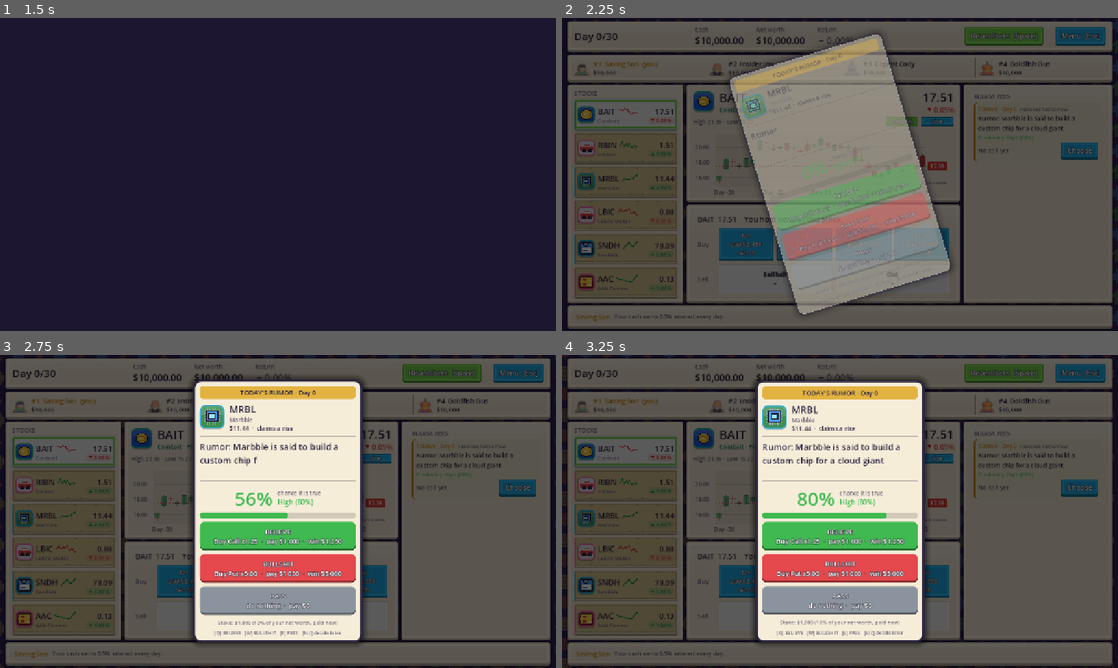
Above: before the commit, frames 1-4 (two rows, left to right).
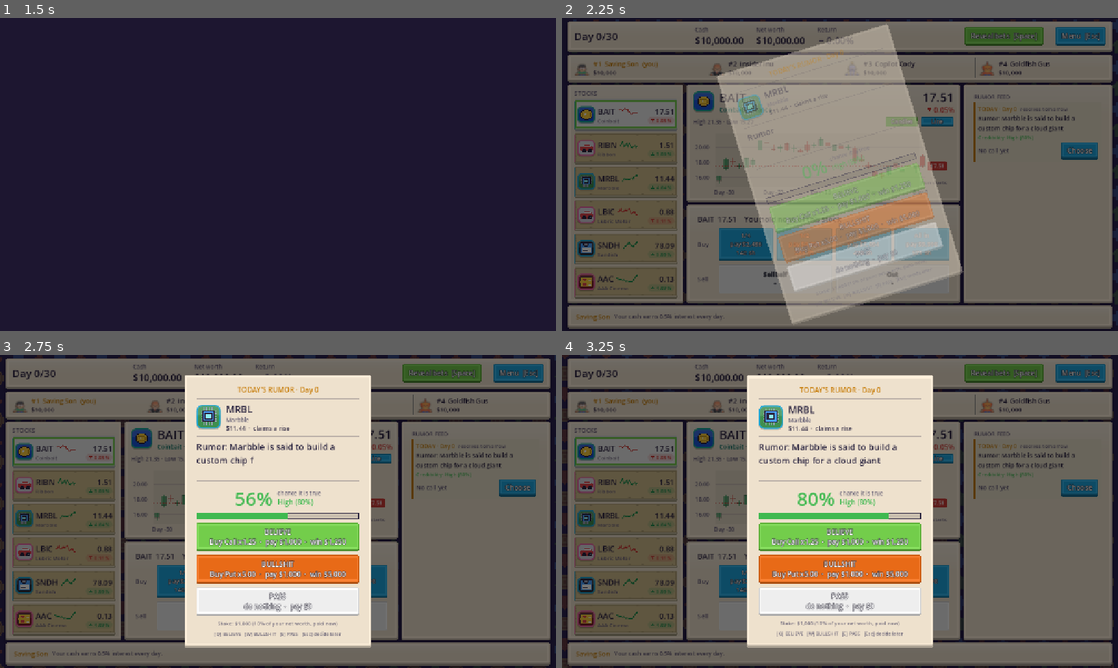
Above: after the commit, the same moments.

Repository: littenduck/stock-simulator
Game: Godot game, scene res://ui/main_menu/main_menu.tscn
Two runs of this game, one before a commit and one after it. Both use one fixed random seed, a clock stepped at 60 frames per second and the inputs below.
Inputs (mouse positions are in pixels of both pictures, inside the frame that each line leads up to):
- Up to frame 1 (1.5 s): click "New Run" at 0.5 s; click "Start Run" at 1.25 s
- Up to frame 2 (2.25 s): tap Enter (ui_accept) at 2 s; move the mouse to (962, 158) at 2.02 s; hold Right from 2.03 s (still down); hold B (buy) from 2.03 s (still down); click (962, 158) at 2.17 s
- Up to frame 3 (2.75 s): keep holding Right; keep holding B (buy); tap Enter (ui_accept) at 2.27 s
- Up to frame 4 (3.25 s): move the mouse to (728, 527) at 2.77 s; release Right at 2.78 s; release B (buy) at 2.78 s; hold Left from 2.78 s (still down); tap Space (next_day) at 2.85 s; tap Enter (ui_accept) at 3.02 s

Frame 1 is identical in both runs. In frame 2, 11% of the frame differs, in the area x 27-75%, y 1-99%; in frame 3, 16%; in frame 4, 16%, in the area x 33-75%, y 6-94%.

Commit message:
table: rumor card uses the theme's pixel panel and buttons (no rounded corners, no shadow)
Co-Authored-By: Claude Sonnet 5.5 <noreply@anthropic.com>

Diff:
--- a/ui/game_screen/skins/skins.gd
+++ b/ui/game_screen/skins/skins.gd
@@ -42,6 +42,7 @@
 	_pixel_button(t, "PrimaryButton", "Button", "green", "green")
 	_pixel_button(t, "BuyButton", "Button", "green", "green")
 	_pixel_button(t, "SellButton", "Button", "red", "red")
+	_pixel_button(t, "PassButton", "Button", "grey", "grey")
 	t.set_type_variation("RowButton", "Button")
 	for state in ["normal", "hover"]:
 		t.set_stylebox(state, "RowButton", _tex("ancient_tan", 12, 10, 4))
--- a/ui/table/rumor_card.gd
+++ b/ui/table/rumor_card.gd
@@ -6,9 +6,9 @@
 
 signal closed(boss: bool)
 
-const SIDE_COLORS := {RumorTier.Side.BELIEVE: Color("#3fb950"), RumorTier.Side.BULLSHIT: Color("#e5484d"), RumorTier.Side.PASS: Color("#8b949e")}
-const PAPER := Color("#f6edd9")
 const INK := Color("#2b2540")
+## The theme's own pixel buttons: green, red and grey.
+const SIDE_BUTTONS := {RumorTier.Side.BELIEVE: &"BuyButton", RumorTier.Side.BULLSHIT: &"SellButton", RumorTier.Side.PASS: &"PassButton"}
 
 var _boss: bool = false
 var _panel: PanelContainer
@@ -21,7 +21,7 @@
 	set_anchors_preset(Control.PRESET_FULL_RECT)
 	mouse_filter = Control.MOUSE_FILTER_IGNORE
 	var dim := ColorRect.new()
-	dim.color = Color(0, 0, 0, 0.62)
+	dim.color = Color(0, 0, 0, 0.55)
 	dim.set_anchors_preset(Control.PRESET_FULL_RECT)
 	dim.mouse_filter = Control.MOUSE_FILTER_STOP
 	add_child(dim)
@@ -30,19 +30,8 @@
 	center.mouse_filter = Control.MOUSE_FILTER_IGNORE
 	add_child(center)
 	_panel = PanelContainer.new()
-	_panel.custom_minimum_size = Vector2(390, 0)
-	var card := StyleBoxFlat.new()
-	card.bg_color = PAPER
-	card.border_color = INK
-	card.set_border_width_all(5)
-	card.set_corner_radius_all(18)
-	card.shadow_color = Color(0, 0, 0, 0.45)
-	card.shadow_size = 14
-	card.content_margin_left = 16
-	card.content_margin_right = 16
-	card.content_margin_top = 14
-	card.content_margin_bottom = 14
-	_panel.add_theme_stylebox_override("panel", card)
+	_panel.theme_type_variation = &"DialogPanel"     # the same pixel panel as every other dialog
+	_panel.custom_minimum_size = Vector2(430, 0)
 	_panel.set_meta("no_fx", true)
 	center.add_child(_panel)
 	_body = VBoxContainer.new()
@@ -93,20 +82,11 @@
 		child.queue_free()
 	var seat := t.human()
 	var blind := seat.has_flag(&"goldfish")
-	# Ribbon across the top.
-	var ribbon := PanelContainer.new()
-	ribbon.set_meta("no_fx", true)
-	var rb := StyleBoxFlat.new()
-	rb.bg_color = Color("#cf534f") if _boss else Color("#e3b341")
-	rb.set_corner_radius_all(8)
-	rb.content_margin_top = 4
-	rb.content_margin_bottom = 4
-	ribbon.add_theme_stylebox_override("panel", rb)
 	var title := (tr("TABLE_BOSS_TITLE") % maxi(rumor.resolve_day - t.day, 1)) if _boss else (tr("TABLE_CARD_TODAY") % t.day)
-	var ribbon_label := GameFmt.label(title, Color.WHITE if _boss else INK, 15)
-	ribbon_label.horizontal_alignment = HORIZONTAL_ALIGNMENT_CENTER
-	ribbon.add_child(ribbon_label)
-	_body.add_child(ribbon)
+	var header := GameFmt.label(title, Color("#c77d0a") if not _boss else Color("#cf534f"), 16)
+	header.horizontal_alignment = HORIZONTAL_ALIGNMENT_CENTER
+	_body.add_child(header)
+	_body.add_child(_rule())
 	_body.add_child(_hero(t, rumor))
 	_body.add_child(_rule())
 	var headline := TableUi.wrapped(rumor.headline(tr, t.market), INK, 20)
@@ -125,12 +105,11 @@
 	for side in [RumorTier.Side.BELIEVE, RumorTier.Side.BULLSHIT, RumorTier.Side.PASS]:
 		var b := Button.new()
 		b.focus_mode = Control.FOCUS_NONE
-		b.set_meta("no_fx", false)
+		b.theme_type_variation = SIDE_BUTTONS[side]
 		b.text = _option_text(t, rumor, side, stake, blind)
 		b.custom_minimum_size = Vector2(0, 66)
 		b.toggle_mode = true
 		b.set_pressed_no_signal(current == side and chosen)
-		_style_option(b, SIDE_COLORS[side])
 		b.pressed.connect(_choose.bind(side))
 		_body.add_child(b)
 	var rate := TableSession.BOSS_RATE if _boss else TableSession.DAILY_RATE
@@ -217,13 +196,13 @@
 	bar.min_value = 0.0
 	bar.max_value = 100.0
 	bar.value = 0.0
-	bar.custom_minimum_size = Vector2(0, 14)
+	bar.custom_minimum_size = Vector2(0, 16)
 	var fill := StyleBoxFlat.new()
 	fill.bg_color = color
-	fill.set_corner_radius_all(6)
 	var back := StyleBoxFlat.new()
 	back.bg_color = Color(0, 0, 0, 0.15)
-	back.set_corner_radius_all(6)
+	back.border_color = INK
+	back.set_border_width_all(2)
 	bar.add_theme_stylebox_override("fill", fill)
 	bar.add_theme_stylebox_override("background", back)
 	box.add_child(bar)
@@ -243,31 +222,6 @@
 		return title + "\n" + tr("TABLE_CARD_OPTION_BLIND") % [kind, GameFmt.money(stake, 0)]
 	var odds := t.odds_for(t.human(), rumor, side)
 	return title + "\n" + tr("TABLE_CARD_OPTION") % [kind, odds, GameFmt.money(stake, 0), GameFmt.money(stake * odds, 0)]
-
-
-func _style_option(b: Button, color: Color) -> void:
-	for state in ["normal", "hover", "pressed", "hover_pressed", "disabled", "focus"]:
-		if state == "focus":
-			b.add_theme_stylebox_override(state, StyleBoxEmpty.new())
-			continue
-		var sb := StyleBoxFlat.new()
-		sb.set_corner_radius_all(10)
-		sb.content_margin_left = 10
-		sb.content_margin_right = 10
-		sb.content_margin_top = 6
-		sb.content_margin_bottom = 6
-		if state == "pressed" or state == "hover_pressed":
-			sb.bg_color = color.darkened(0.12)
-			sb.border_color = Color.WHITE
-			sb.set_border_width_all(4)
-		else:
-			sb.bg_color = color.lightened(0.1) if state == "hover" else color
-			sb.border_color = color.darkened(0.4)
-			sb.border_width_bottom = 5
-		b.add_theme_stylebox_override(state, sb)
-	for key in ["font_color", "font_hover_color", "font_pressed_color", "font_hover_pressed_color", "font_focus_color"]:
-		b.add_theme_color_override(key, Color.WHITE)
-	b.add_theme_font_size_override("font_size", 15)
 
 
 func _choose(side: int) -> void:
--- a/ui/table/rumor_feed.gd
+++ b/ui/table/rumor_feed.gd
@@ -56,7 +56,6 @@
 	sb.bg_color = CARD_BG
 	sb.border_color = accent
 	sb.border_width_left = 4
-	sb.set_corner_radius_all(6)
 	sb.content_margin_left = 10
 	sb.content_margin_right = 8
 	sb.content_margin_top = 6
--- a/ui/table/table_fx.gd
+++ b/ui/table/table_fx.gd
@@ -20,7 +20,6 @@
 	sb.bg_color = Color(color.r, color.g, color.b, 0.14)
 	sb.border_color = color
 	sb.set_border_width_all(4)
-	sb.set_corner_radius_all(6)
 	sb.content_margin_left = 14
 	sb.content_margin_right = 14
 	sb.content_margin_top = 2
